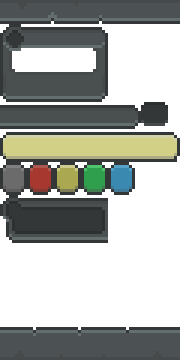
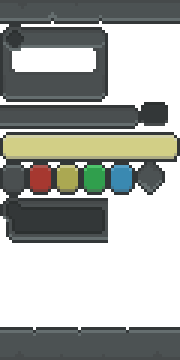
Revision of a layered w=180, h=360 image; what changed, layer by layer:
painted on "Hero" over [3, 162, 165, 195]
